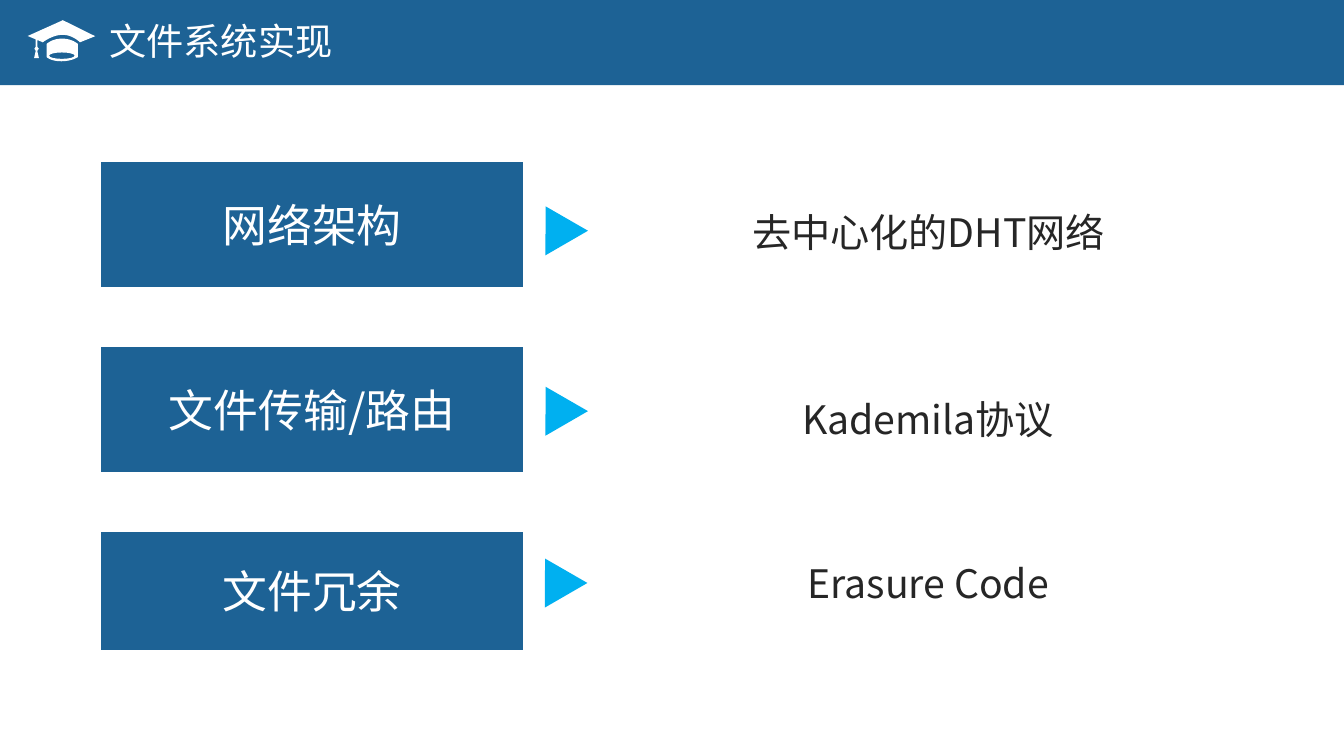
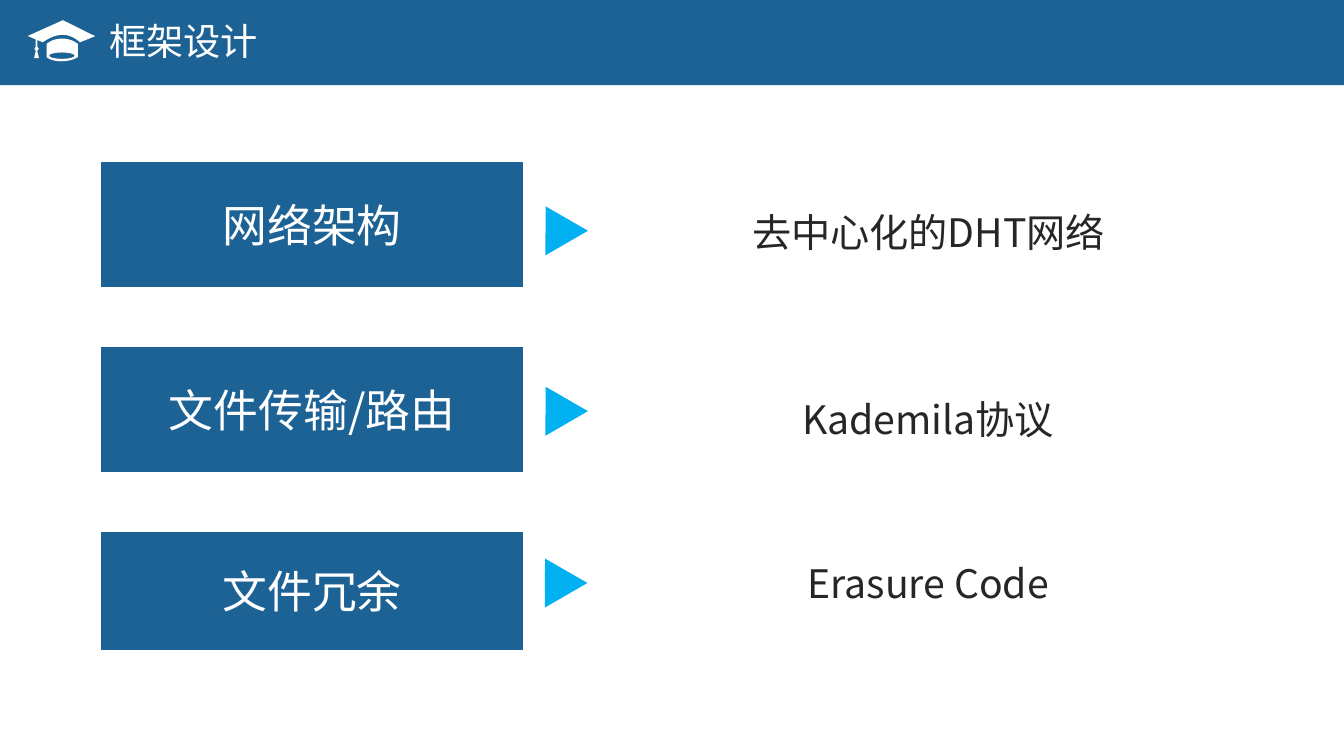
Before and after one commit to OSH-2018/X-exciting, a slide deck: slide 7 of new/结题报告.pptx (slide 8 before the commit). Drawn at 1344x756 pixels with LibreOffice and Linux fonts; fonts in the diff are those of the drawing. Boxes give left, top, right and bottom in pixels: in the first picture for what was removed or moved away, otherwise in the second. Text is boxed around its words. In the diff, an @@ line names an element or a change of style, - is before the commit and + after.

```diff
--- a/new/结题报告.pptx
+++ b/new/结题报告.pptx
@@ text at [109, 23, 258, 58]: text changed @@
-文件系统实现
+框架设计
```
Also in this commit, not shown: 10 other slides changed, 7 slides added, 4 slides removed.
